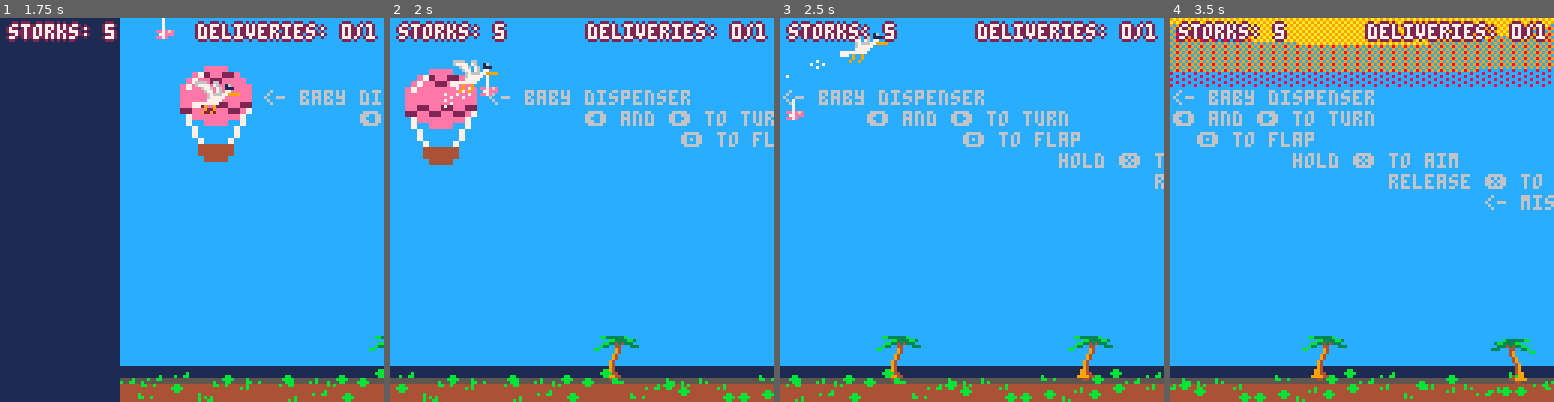
Above: before the commit, frames 1-4 (left to right).
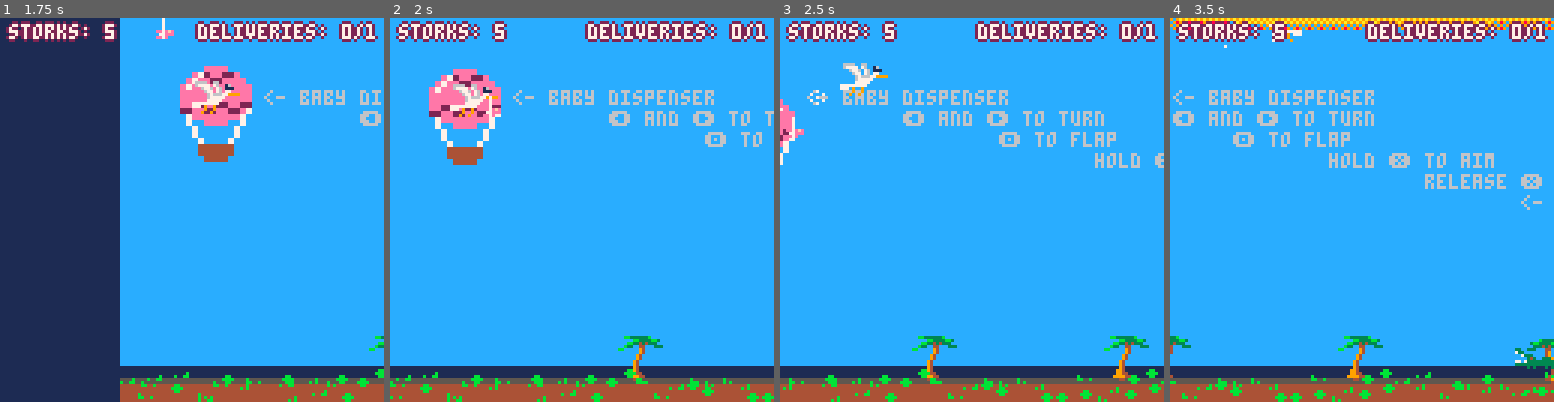
Above: after the commit, the same moments.

Repository: cheesepencil/ld53
Game: PICO-8 cartridge ld53.p8
Same seed, same stepped clock (60 frames per second), same inputs: the game is played once before the commit and once after it.
Inputs:
- Up to frame 1 (1.75 s): tap X (X key) at 0.33, 1.07 s; tap O (Z key) at 0.7, 1.7 s; hold Right from 1.6 s (still down)
- Up to frame 2 (2 s): keep holding Right; tap X (X key) at 1.85 s
- Up to frame 3 (2.5 s): release Right at 2.1 s; tap O (Z key) at 2.1 s; hold Up 2.15-2.42 s; hold Right from 2.47 s (still down)
- Up to frame 4 (3.5 s): tap O (Z key) at 2.5, 2.9, 3.3 s; tap X (X key) at 2.97 s; release Right at 3.03 s; hold Left from 3.08 s (still down)

Frame 1 is identical in both runs. In frame 2, 8.1% of the frame differs, in the area x 0-100%, y 10-100%; in frame 3, 7.4%; in frame 4, 13%, in the area x 0-100%, y 0-100%.

Commit message:
no initial flap on bird spawn

Diff:
--- a/bird.lua
+++ b/bird.lua
@@ -1,5 +1,6 @@
 BIRD_PUFF_COOLDOWN = 0.125
 BIRD_PUFF_DURATION = 0.25
+BIRD_SUMMON_SICKNESS_DURATION = 0.25
 
 function _bird_get_hitbox(bird)
     return {
@@ -17,7 +18,7 @@
         bird.y_velocity = TERMINAL_VELOCITY
     end
 
-    if inputs.btn_o then
+    if inputs.btn_o and t() > bird.can_flap_after then
         if not bird.flapped then
             sfx(0)
             bird.flapped = true
@@ -115,6 +116,7 @@
     bird.update = _bird_update
     bird.draw = _bird_draw
     bird.get_hitbox = _bird_get_hitbox
+    bird.can_flap_after = t() + BIRD_SUMMON_SICKNESS_DURATION
 
     return bird
 end
Not shown, changed: docs/index.js
Not shown, changed: ld53.p8.png
